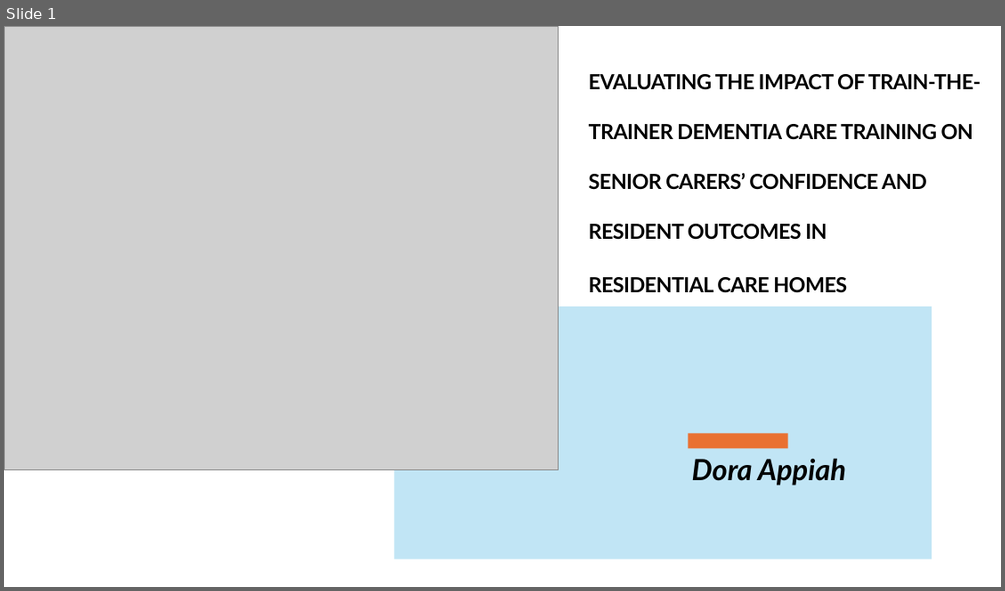
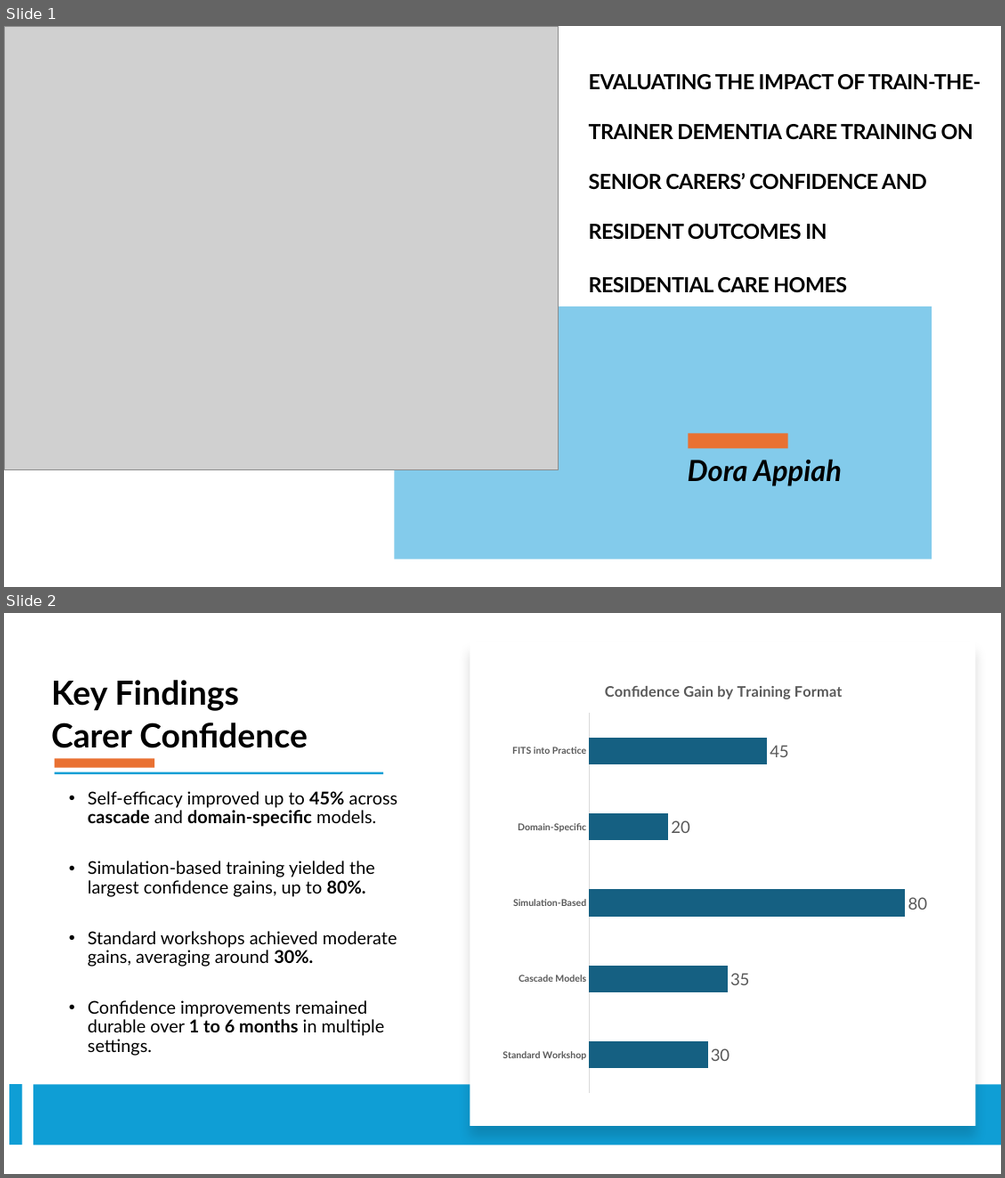
Before and after one commit to Gbekoilias/M-618-4171-HSC, a slide deck: Deliverables/Task 3.pptx. Shown one above the other, each under a label of ours: slide 1 before the commit, slides 1 and 2 after it. The pictures are 1005x591 and 1005x1178 pixels, drawn with LibreOffice and Linux fonts; fonts in the diff are those of the drawing; grey boxes stand for pictures. Boxes give left, top, right and bottom in pixels: in the first picture for what was removed or moved away, otherwise in the second. Text is boxed around its words. In the diff, an @@ line names an element or a change of style, - is before the commit and + after.

```diff
--- a/Deliverables/Task 3.pptx
+++ b/Deliverables/Task 3.pptx
@@ slide 2 added at (x1=4, y1=613, x2=1001, y2=1174), background #FFFFFF @@
@@ rectangle added at (x1=469, y1=642, x2=975, y2=1126), fill #FFFFFF @@
@@ text added at (x1=51, y1=680, x2=307, y2=748), 32 pt, text #000000, bold @@
+Key Findings
+Carer Confidence
@@ bar chart added at (x1=494, y1=666, x2=954, y2=1102) @@
+title "Confidence Gain by Training Format "
+categories: Standard Workshop, Cascade Models, Simulation-Based, Domain-Specific, FITS into Practice
+Series 1: 30, 35, 80, 20, 45
@@ rectangle added at (x1=54, y1=772, x2=383, y2=774), fill #0F9ED5 @@
@@ rectangle added at (x1=54, y1=759, x2=154, y2=768), fill #E97132 @@
@@ text added at (x1=88, y1=791, x2=398, y2=1055), 17 pt, text #000000 @@
+• Self-efficacy improved up to 45% across cascade and domain-specific models.
+• Simulation-based training yielded the largest confidence gains, up to 80%.
+• Standard workshops achieved moderate gains, averaging around 30%.
+• Confidence improvements remained durable over 1 to 6 months in multiple settings.
@@ rectangle added at (x1=9, y1=1084, x2=22, y2=1144), fill #0F9ED5 @@
@@ rectangle added at (x1=33, y1=1085, x2=1001, y2=1145), fill #0F9ED5 @@
@@ slide 1 changed as well @@
@@ rectangle at (x1=395, y1=306, x2=932, y2=559): fill #C1E5F5 to #83CBEB @@
@@ text "Dora Appiah" moved from (x1=692, y1=458, x2=846, y2=485) to (x1=688, y1=459, x2=841, y2=486) @@
```
Also in this commit, not shown: 7 other slides added, 3 other files.
